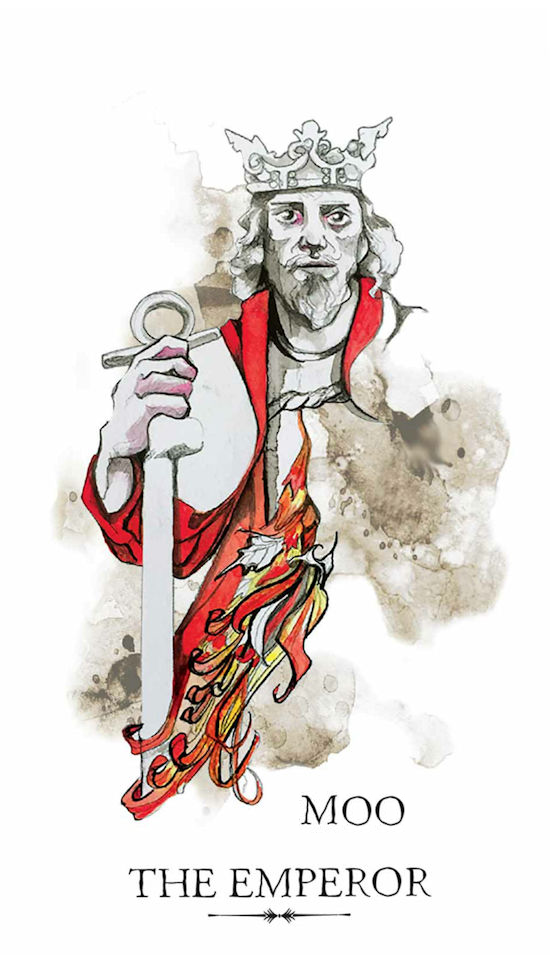
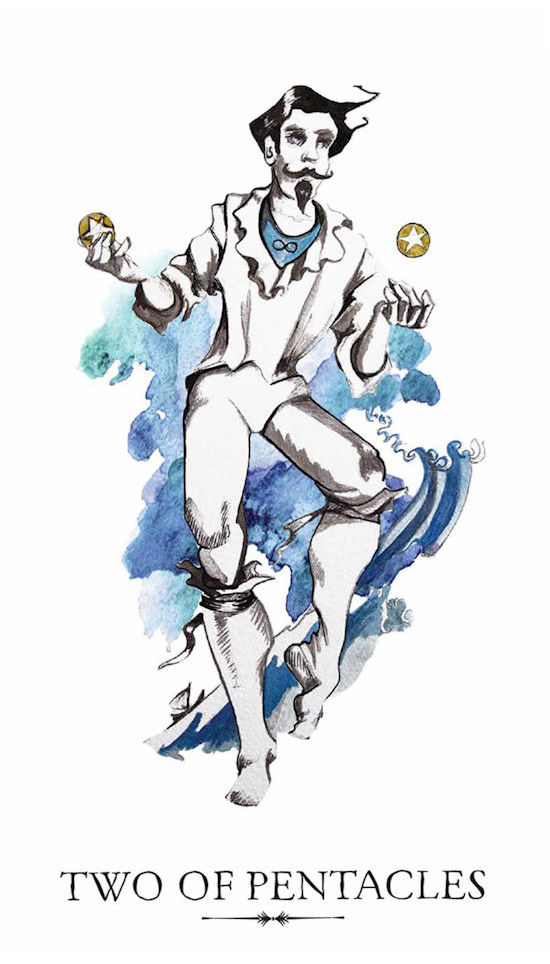
Revision of a layered 550x964 image; what changed, layer by layer:
removed layer "Layer 2 copy" over [375, 793, 405, 832]
removed layer "Layer 2" over [342, 793, 372, 832]
removed layer "Layer 3" over [299, 791, 339, 833]
removed layer "Layer 1" over [48, 80, 515, 929]
added layer "Two of pentacles" above "Two of cups" over [48, 80, 515, 929]
added layer "Two of cups" above "Seven of swords" over [48, 80, 515, 929]
added layer "Seven of swords" above "Background" over [48, 80, 515, 929]
